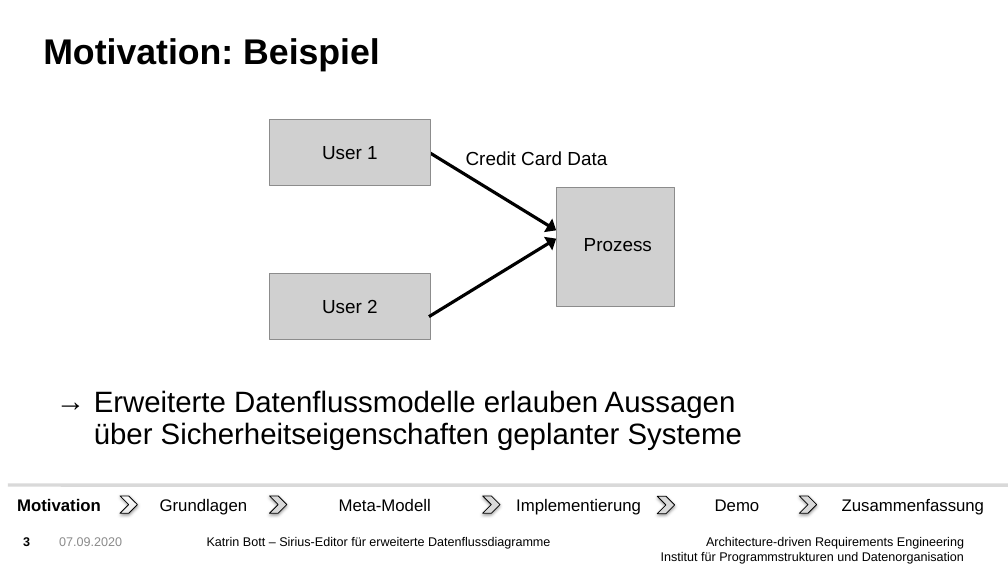
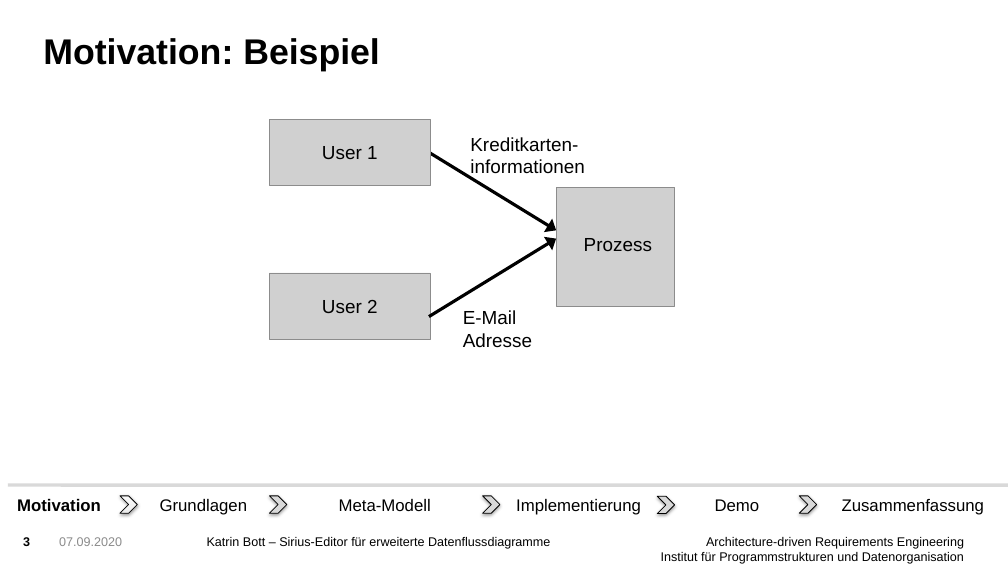
Before and after one commit to FluidTrust/Palladio-Supporting-DataFlowDiagramConfidentiality, a slide deck: slide 3 of bundles/org.palladiosimulator.dataflow.diagram.characterized.editor.sirius/presentation/presentation_bott.pptx. Drawn at 1008x567 pixels with LibreOffice and Linux fonts; fonts in the diff are those of the drawing; grey boxes stand for pictures; background and template pictures are left out. Boxes give left, top, right and bottom in pixels: in the first picture for what was removed or moved away, otherwise in the second. Text is boxed around its words. In the diff, an @@ line names an element or a change of style, - is before the commit and + after.

```diff
--- a/bundles/org.palladiosimulator.dataflow.diagram.characterized.editor.sirius/presentation/presentation_bott.pptx
+++ b/bundles/org.palladiosimulator.dataflow.diagram.characterized.editor.sirius/presentation/presentation_bott.pptx
@@ text added at box(470, 137, 584, 178), 18 pt, text #000000 @@
+Kreditkarten-
+informationen
@@ text removed at box(466, 151, 607, 166) @@
-Credit Card Data
@@ text added at box(463, 310, 532, 348), 18 pt, text #000000 @@
+E-Mail
+Adresse
@@ text removed at box(94, 390, 742, 449) @@
-→ Erweiterte Datenflussmodelle erlauben Aussagen
-  über Sicherheitseigenschaften geplanter Systeme
```
Also in this commit, not shown: 15 other slides changed, 1 slide removed, 2 other files.
